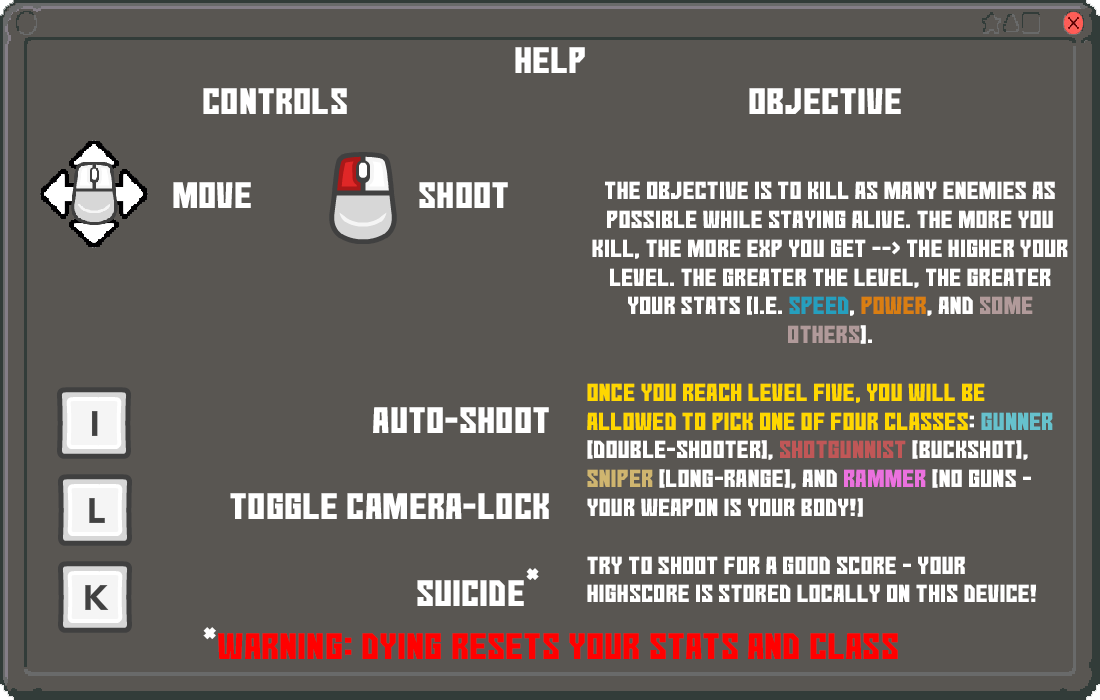
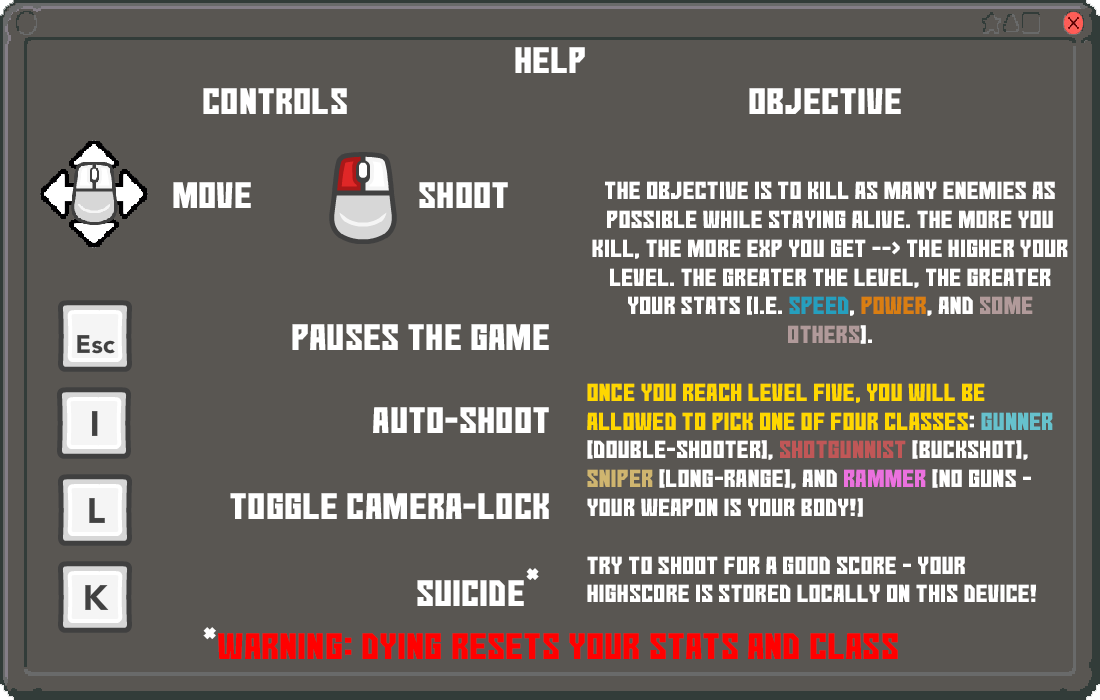
Comparing the layer stacks of the two 1100 x 700 images. Changes:
added layer "pauses the game" above "Layer 8" over left=292, top=324, right=549, bottom=350
added layer "Layer 8" above "Layer 7" over left=58, top=300, right=132, bottom=372
